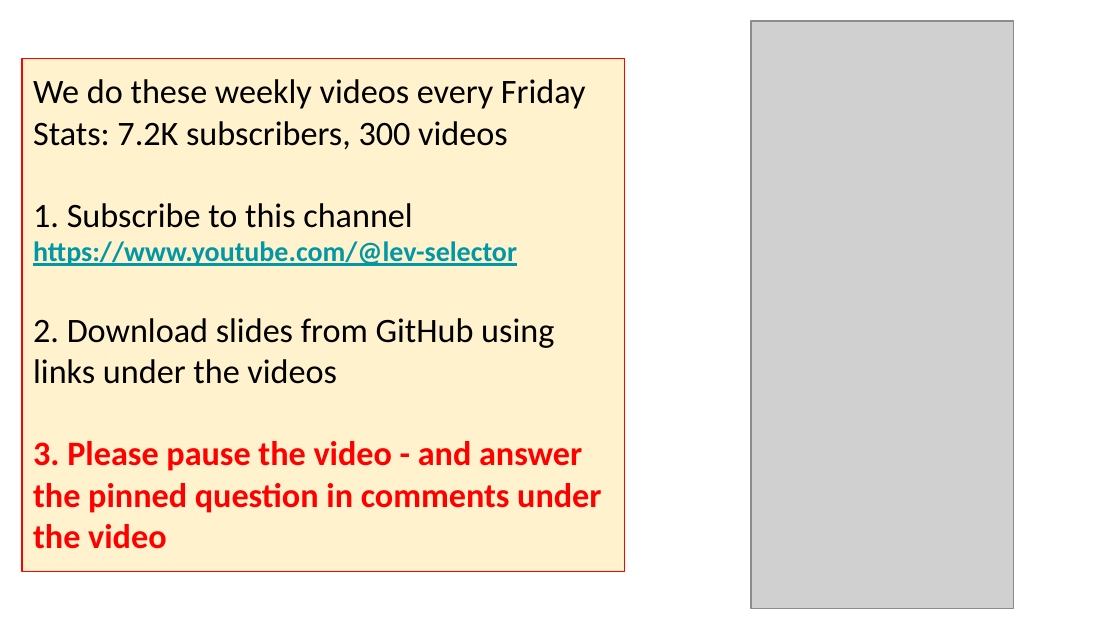
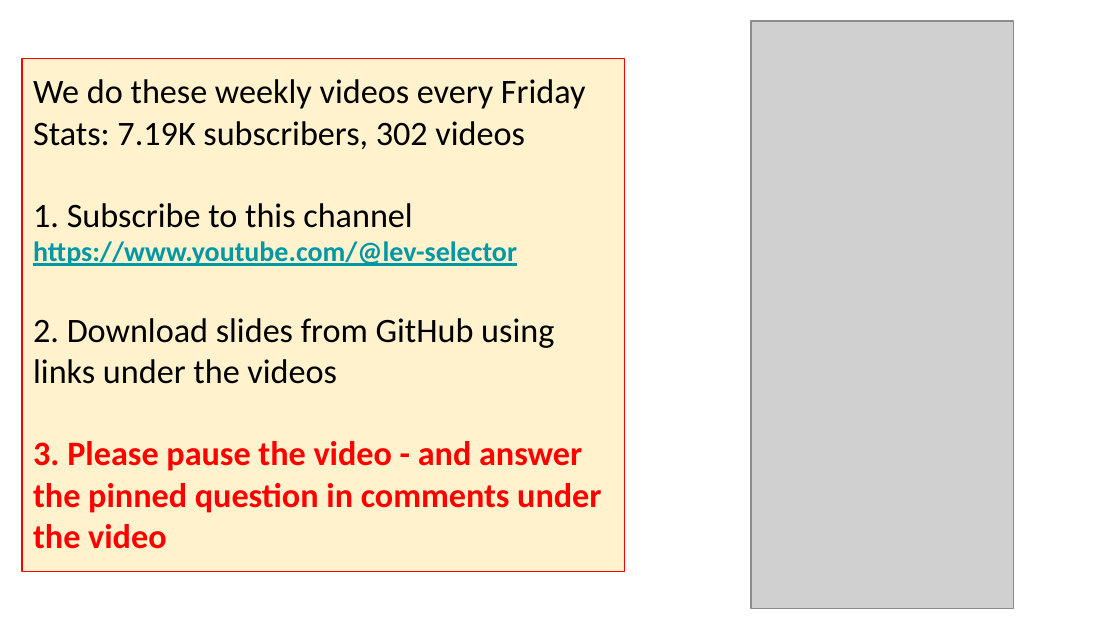
Before and after one commit to lselector/seminar, a slide deck: slide 8 of 2026/2026-08-07-AI-Updates.pptx (slide 7 before the commit). Drawn at 1120x630 pixels with LibreOffice and Linux fonts; fonts in the diff are those of the drawing; grey boxes stand for pictures. Boxes give left, top, right and bottom in pixels: in the first picture for what was removed or moved away, otherwise in the second. Text is boxed around its words. In the diff, an @@ line names an element or a change of style, - is before the commit and + after.

```diff
--- a/2026/2026-08-07-AI-Updates.pptx
+++ b/2026/2026-08-07-AI-Updates.pptx
@@ text in rectangle at <box>33,121,525,149</box>: text changed @@
-Stats: 7.2K subscribers, 300 videos
+Stats: 7.19K subscribers, 302 videos
```
Also in this commit, not shown: 13 other slides changed, 7 slides added.
